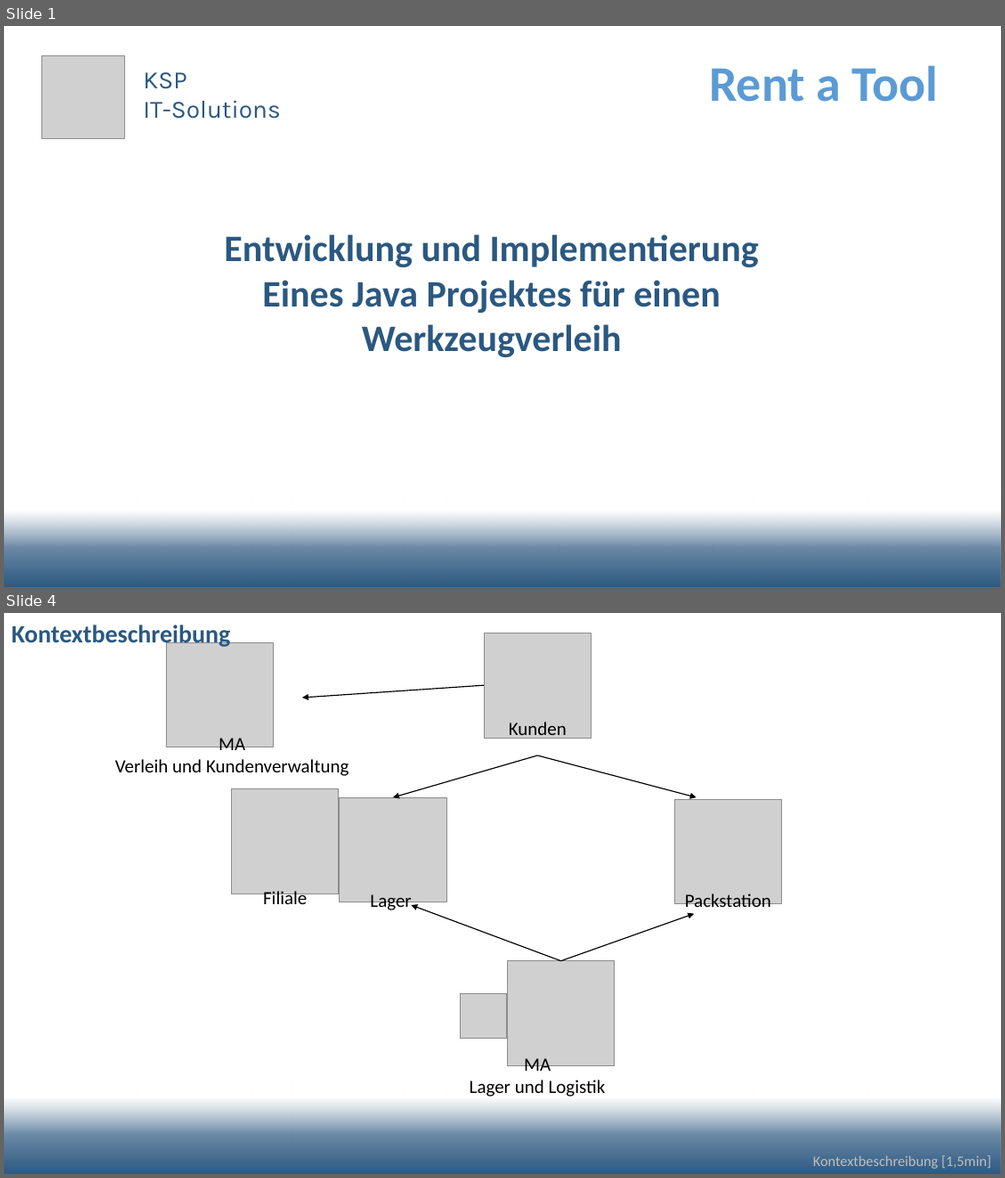
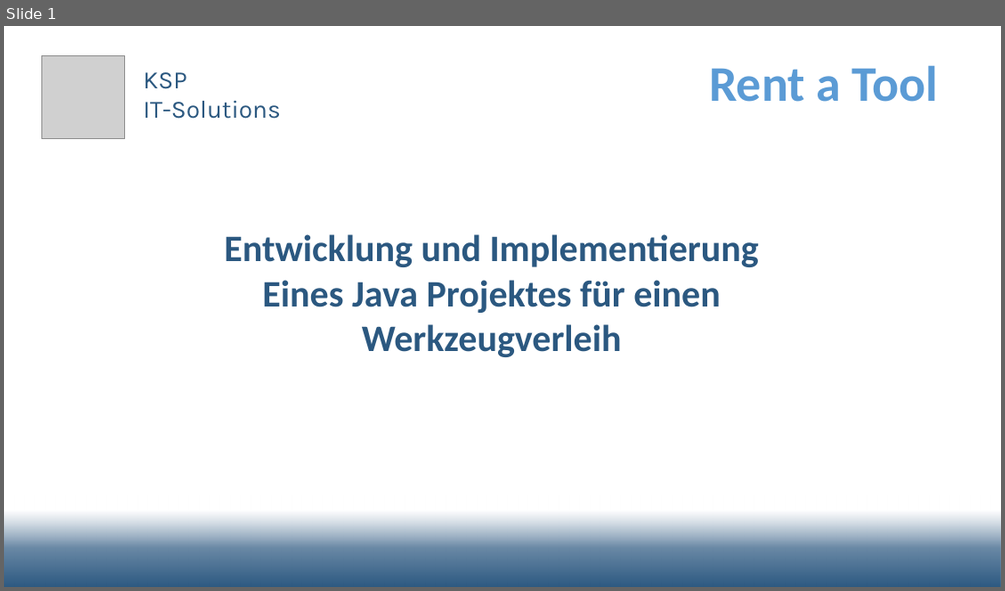
Before and after one commit to fh-erfurt/RentATool, a slide deck: share/presentations/2019_07_19_Präsentation -Final.pptx. Shown one above the other, each under a label of ours: slides 1 and 4 before the commit, slide 1 after it; the slides between them are not shown. The pictures are 1005x1178 and 1005x591 pixels, drawn with LibreOffice and Linux fonts; fonts in the diff are those of the drawing; grey boxes stand for pictures; background and template pictures are left out. Boxes give left, top, right and bottom in pixels: in the first picture for what was removed or moved away, otherwise in the second. Text is boxed around its words. In the diff, an @@ line names an element or a change of style, - is before the commit and + after.

```diff
--- a/share/presentations/2019_07_19_Präsentation -Final.pptx
+++ b/share/presentations/2019_07_19_Präsentation -Final.pptx
@@ slide 4 removed at [4, 613, 1001, 1174], background #FFFFFF; not listed: 1 template element that a slide beside it also shows @@
@@ text removed at [11, 625, 230, 649] @@
-Kontextbeschreibung
@@ picture removed at [484, 633, 591, 738] @@
@@ picture removed at [166, 642, 273, 747] @@
@@ arrow removed from (484, 686) to (302, 698) @@
@@ text removed at [115, 738, 348, 776] @@
-MA
-Verleih und Kundenverwaltung
@@ text removed at [509, 722, 566, 741] @@
-Kunden
@@ arrow removed from (538, 755) to (393, 798) @@
@@ arrow removed from (538, 755) to (696, 798) @@
@@ picture removed at [675, 799, 782, 904] @@
@@ group removed at [231, 789, 446, 912]: 2 pictures, 2 texts @@
-Filiale
-Lager
@@ arrow removed from (561, 961) to (411, 906) @@
@@ text removed at [685, 893, 771, 912] @@
-Packstation
@@ arrow removed from (561, 961) to (695, 914) @@
@@ picture removed at [507, 961, 615, 1065] @@
@@ picture removed at [461, 994, 507, 1038] @@
@@ text removed at [469, 1058, 606, 1096] @@
-MA
-Lager und Logistik
@@ text removed at [813, 1155, 991, 1168] @@
-Kontextbeschreibung [1,5min]
```
Also in this commit, not shown: 1 slide added, 5 other slides removed, 1 other file.
